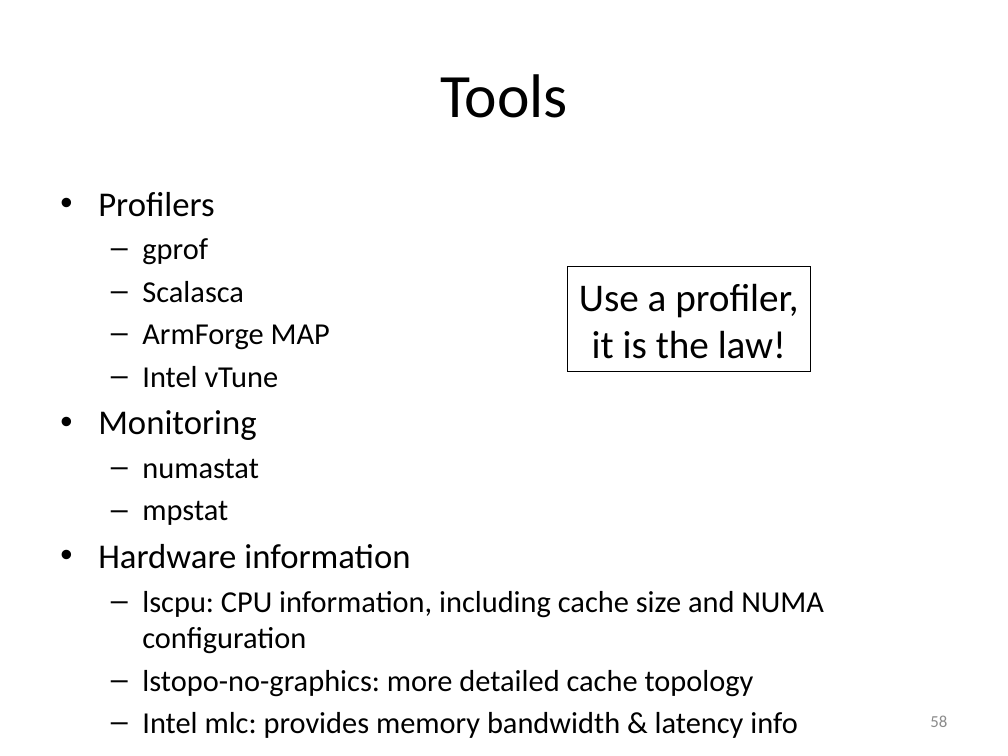
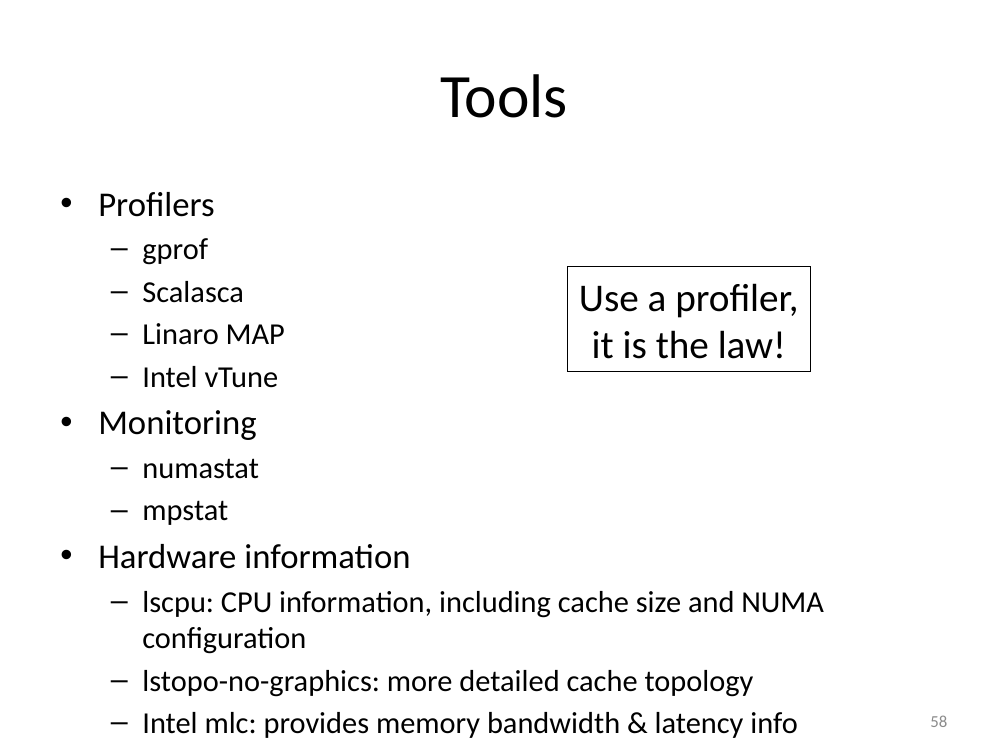
Before and after one commit to gjbex/Code-optimization, a slide deck: slide 58 of code_optimization.pptx. Drawn at 1008x756 pixels with LibreOffice and Linux fonts; fonts in the diff are those of the drawing. Boxes give left, top, right and bottom in pixels: in the first picture for what was removed or moved away, otherwise in the second. Text is boxed around its words. In the diff, an @@ line names an element or a change of style, - is before the commit and + after.

Commit message:
Replace Arm by Linaro
Since MAP & DDT were taken over by Lnaro from Arm, slides are updated accordingly.

```diff
--- a/code_optimization.pptx
+++ b/code_optimization.pptx
@@ text at box(142, 323, 285, 345): text changed @@
-  – ArmForge MAP
+  – Linaro MAP
```
Also in this commit, not shown: 1 other file.
